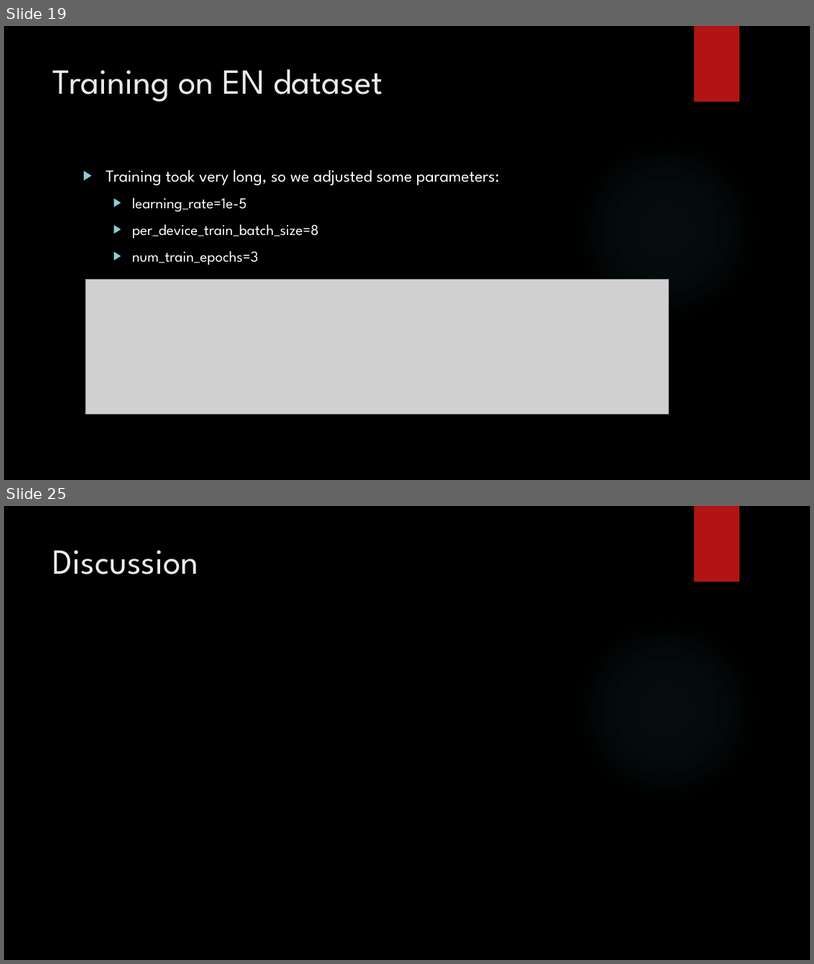
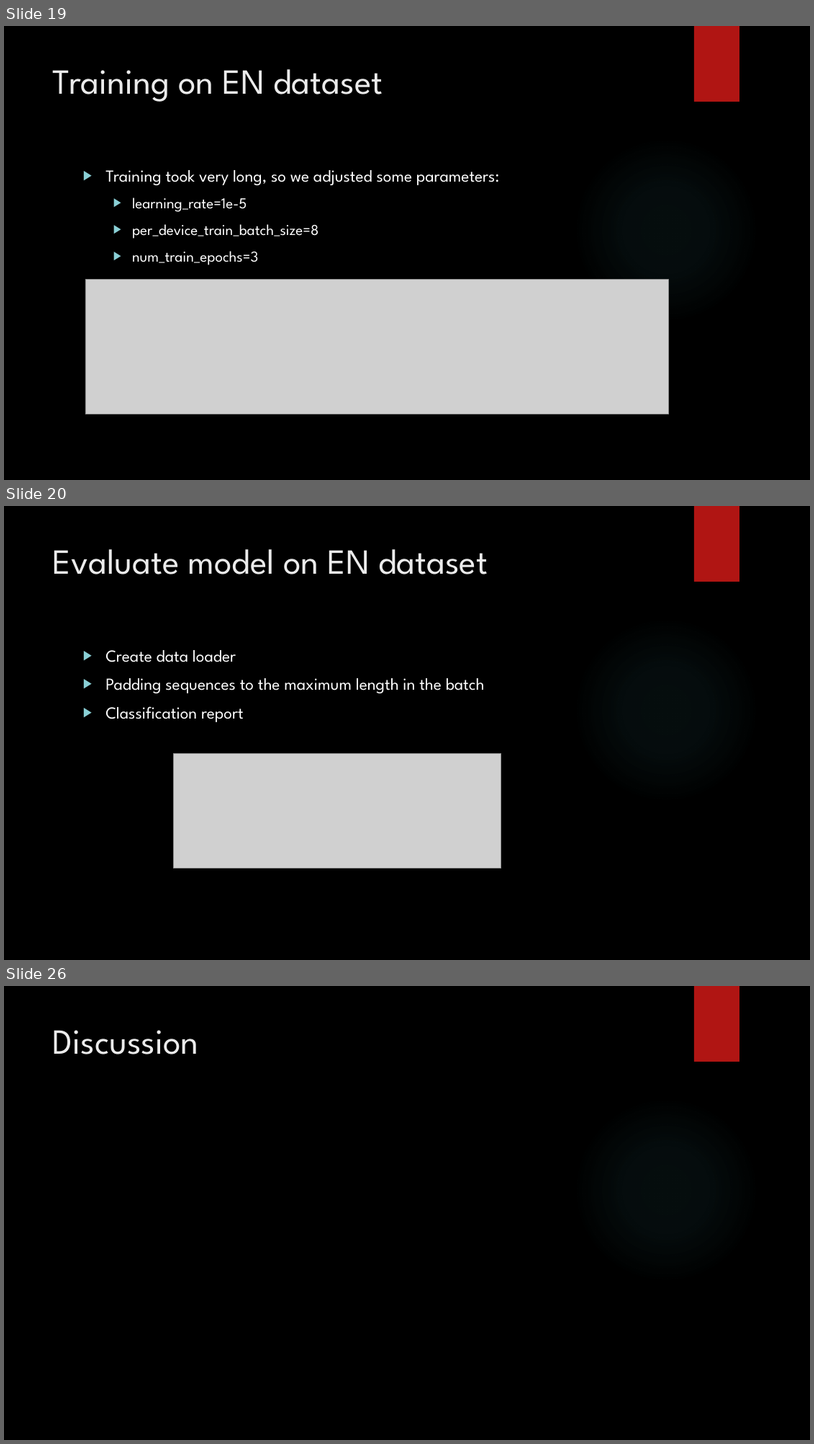
Before and after one commit to Beabir/TaskModule4_MNER, a slide deck: CAS NLP Module 4_jd_bb.pptx. Shown one above the other, each under a label of ours: slides 19 and 25 before the commit, slides 19, 20 and 26 after it; the slides between them are not shown. The pictures are 814x964 and 814x1444 pixels, drawn with LibreOffice and Linux fonts; fonts in the diff are those of the drawing; grey boxes stand for pictures; background and template pictures are left out. Boxes give left, top, right and bottom in pixels: in the first picture for what was removed or moved away, otherwise in the second. Text is boxed around its words. In the diff, an @@ line names an element or a change of style, - is before the commit and + after.

```diff
--- a/CAS NLP Module 4_jd_bb.pptx
+++ b/CAS NLP Module 4_jd_bb.pptx
@@ slide 20 added at (4,506,810,960), background picture (left out); not listed: 2 template elements that a slide beside it also shows @@
@@ title added at (53,549,488,574), 42 pt, text #EBEBEB @@
+Evaluate model on EN dataset
@@ text added at (106,650,485,722), 20 pt, text #FFFFFF @@
+▶ Create data loader
+▶ Padding sequences to the maximum length in the batch
+▶ Classification report
@@ picture added at (173,754,502,868) @@
@@ what was slide 25 is now slide 26 @@
```
Also in this commit, not shown: 5 slides changed.
